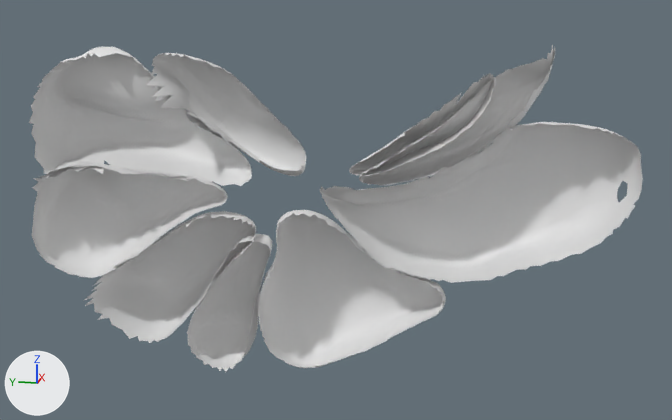
A saved change to the glTF model dist/assets/skullbase-v3/pf_vermis__koos_4.glb.
Before and after are seen from a camera (50 mm lens) standing at (-90.2, -14.9, -33.4) and looking at (1.4, 3.4, -56.3). Lighting does not change. The marker at lower left points along +X, +Y and +Z. The first picture is the older version. Vertices at exactly the same position are counted once.

The scene before the commit, as lines of its bpy script (objects in view):
```python
me_r = bpy.data.meshes.new('R')
me_r.from_pydata(...)  # 3681 vertices, 6709 faces; spans x -0.19..0.19, y -1.0..1.0, z -0.6..0.53
ob_r = bpy.data.objects.new('R', me_r)
ob_r.location = (0.96, 4.86, -55.78)
ob_r.scale = (31.2, 31.2, 31.2)
```
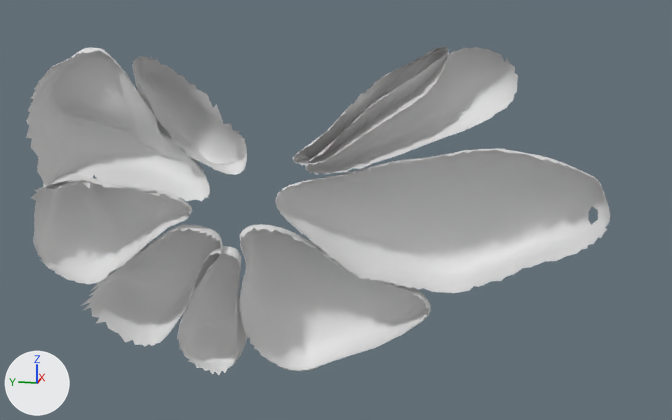
The edits, one by one:
me_r is used by ob_r; location (0.96, 4.86, -55.78); scale (31.2, 31.2, 31.2).
me_r had 3681 vertices, 6709 faces and spanned x -0.19..0.19, y -1.0..1.0, z -0.6..0.53.
me_r now has 3681 vertices, 6709 faces and spans x -0.16..0.16, y -1.0..1.0, z -0.63..0.56.
me_r part 1: the loose piece of 238 vertices spanning x -0.08..0.16, y 0.16..0.47, z -0.6..-0.11 is multiplied about its middle by the matrix ((1.04, 0.014, -0.009), (-0.033, 0.994, 0.178), (0.014, 0.014, 0.973)), then moved by (-0.03, 0.03, -0.04).
me_r part 2: 3443 of 3681 vertices moved; they spanned x -0.19..0.19, y -1.0..1.0, z -0.58..0.53 and now span x -0.16..0.16, y -1.0..1.0, z -0.62..0.56; mean shift (-0.02, 0.06, -0.01); largest move (0.09, -0.34, 0.25) -> (0.06, -0.12, 0.25).
Object 'R' (ob_r) moves from (0.96, 4.86, -55.78) to (1.65, 6.2, -56.1).
Object 'R' (ob_r) is rescaled from (31.2, 31.2, 31.2) to (29.9, 29.9, 29.9).

Location of each change, [x1, y1, x2, y2] in pixels of the pictures (672 x 420 px; the box of a moved part takes in the faces that stretch with it):
'R', reshaped, moved, rescaled: before [29, 45, 643, 372]; after [26, 46, 610, 375]
part 1 of me_r, moved or reshaped: before [187, 234, 272, 372]; after [177, 246, 247, 375]
part 2 of me_r, moved or reshaped: before [29, 45, 643, 368]; after [26, 46, 610, 371]
